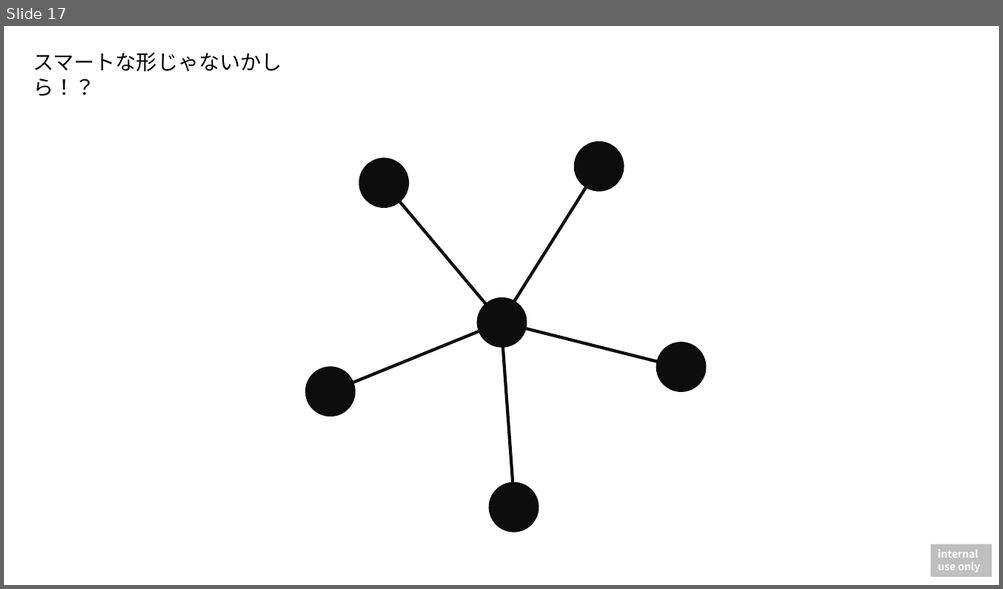
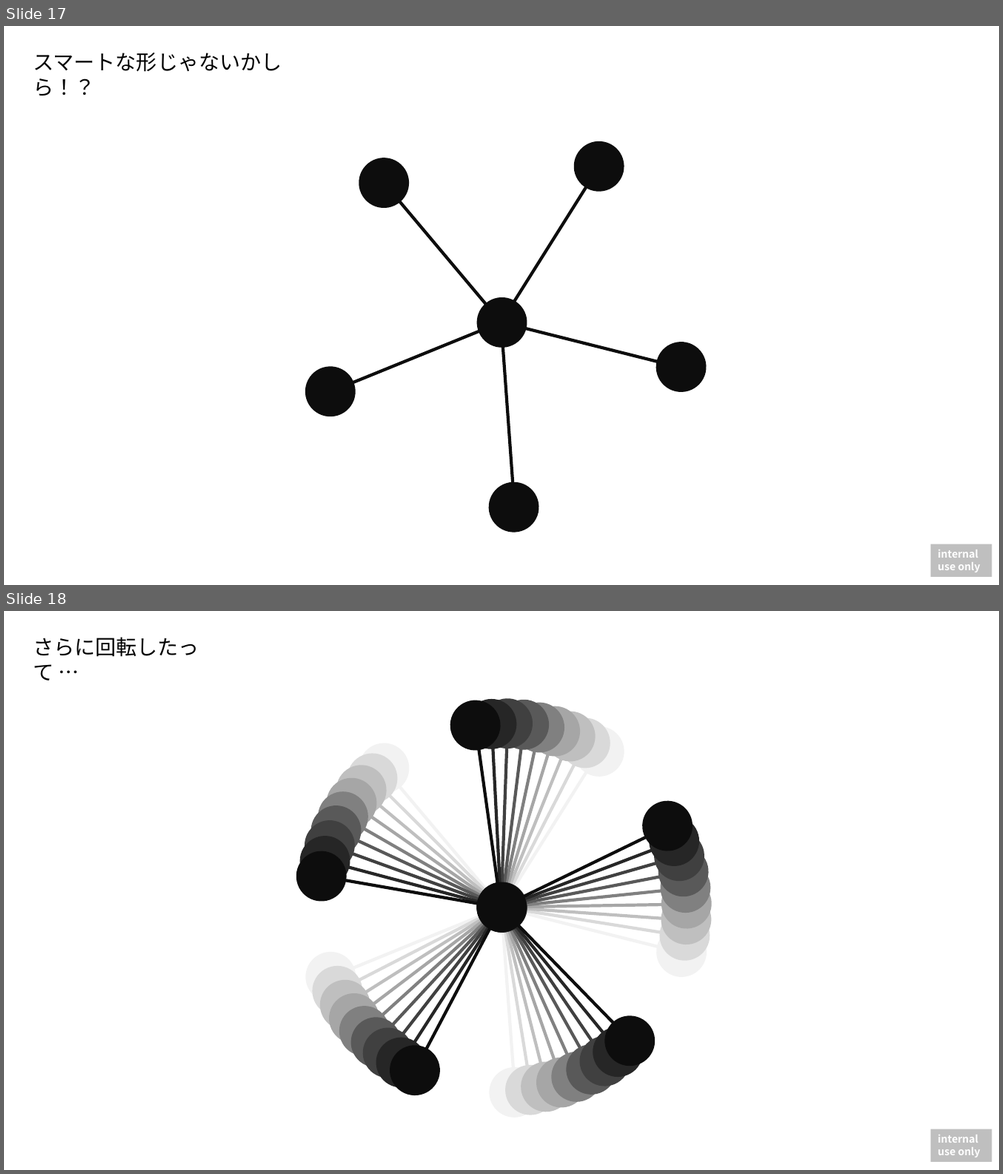
Before and after one commit to nakayama-kazuki/2021, a slide deck: pptx/pentagon.pptx. Shown one above the other, each under a label of ours: slide 17 before the commit, slides 17 and 18 after it. The pictures are 1003x589 and 1003x1174 pixels, drawn with LibreOffice and Linux fonts; fonts in the diff are those of the drawing. Boxes give left, top, right and bottom in pixels: in the first picture for what was removed or moved away, otherwise in the second. Text is boxed around its words. In the diff, an @@ line names an element or a change of style, - is before the commit and + after.

```diff
--- a/pptx/pentagon.pptx
+++ b/pptx/pentagon.pptx
@@ slide 18 added at [4, 611, 999, 1170], background #FFFFFF; not listed: 1 template element that a slide beside it also shows @@
@@ text added at [34, 637, 199, 681], 20 pt, text #000000 @@
+さらに回転したって …
@@ group added at [294, 693, 720, 1126]: 54 ellipses, 45 lines @@
```
Also in this commit, not shown: 5 slides changed, 1 other slide added.
